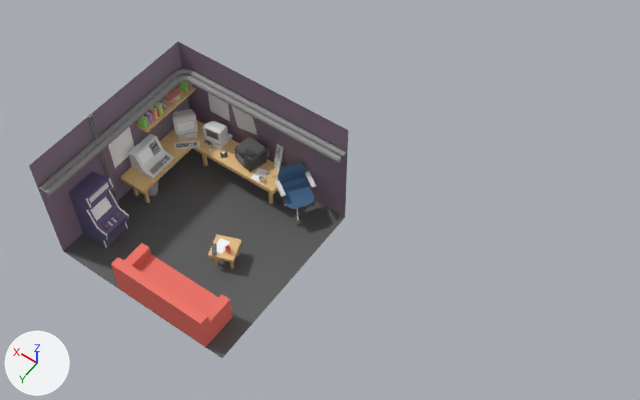
The glTF model demos/inky-panel/public/assets/hacker_room.glb: old version first, new version second.
Camera for both pictures: a 50 mm camera at (-8.01, 7.4, 14.27) aimed at (-1.84, -1.25, 0.68). Lighting does not change. The marker at lower left points along +X, +Y and +Z. Where no turn or scale is listed for an object, it has been applied to the vertices.

Before the edit, the objects in view are built like this:
```python
ob_books_plane_001 = bpy.data.objects.new('Books_Plane.001', me_books_plane_001)
ob_books_plane_001.location = (0.0, 0.0, 1.02)
ob_computer_old_001 = bpy.data.objects.new('Computer.Old.001', me_plane_016_plane_147)
ob_computer_old_001.location = (0.0, 0.0, 1.02)
ob_computer_old_screen_001 = bpy.data.objects.new('Computer.Old.Screen.001', me_plane_042_plane_029)
ob_computer_old_screen_001.location = (0.0, 0.0, 1.02)
# also in view: 'Poster.003' at (1.79, 0.3, 1.35); 'Room.Wall.001' at (-0.2, 0.33, 1.3); 'Ceiling.001' at (-0.27, 0.4, 1.97); 'Arcade.001' at (1.39, 1.43, 0.75); 'Table1_Plane' at (1.43, -0.46, 0.34)
```
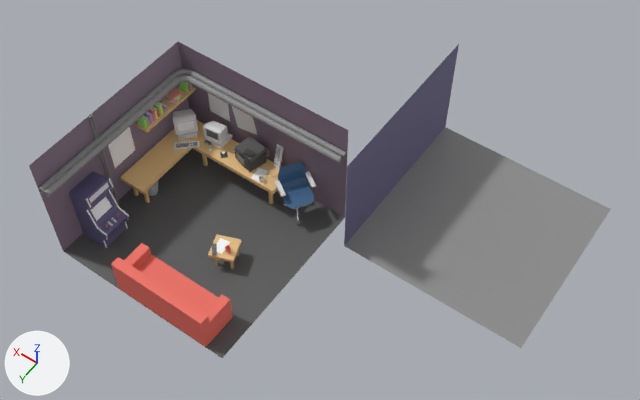
What changed in the scene script:
```text
Add me_plane_005:
    me_plane_005.from_pydata([(-2.2, -1.62, -1.0), (-2.2, -5.77, 1.58), (-2.2, -1.62, 1.58), (-2.2, -5.77, -1.0), (-6.34, -1.62, -1.0), (-6.34, -5.77, -1.0)], [], [(1, 2, 0), (1, 0, 3), (3, 0, 4), (3, 4, 5)])
    for i in [2, 3]: me_plane_005.polygons[i].material_index = 1
    me_plane_005.materials.append(mat_material_017)  # blue #635d83
    me_plane_005.materials.append(mat_material_015)  # grey #8c8c8c
Remove ob_computer_old_001:
    ob_computer_old_001 = bpy.data.objects.new('Computer.Old.001', me_plane_016_plane_147)
    ob_computer_old_001.location = (0.0, 0.0, 1.02)
Remove ob_computer_old_screen_001:
    ob_computer_old_screen_001 = bpy.data.objects.new('Computer.Old.Screen.001', me_plane_042_plane_029)
    ob_computer_old_screen_001.location = (0.0, 0.0, 1.02)
Add ob_room_002:
    ob_room_002 = bpy.data.objects.new('Room.002', me_plane_005)
    ob_room_002.location = (0.0, 0.0, 0.0)
```

Boxes (x1, y1, x2, y2) around the edits, measured in the pictures (640 x 400 px):
'Room.002', added
    after: (344, 44, 611, 348)
    faces in mat_material_015 (grey #8c8c8c): (345, 127, 611, 348)
    faces in mat_material_017 (blue #635d83): (344, 44, 459, 246)
'Computer.Old.001', deleted
    before: (128, 134, 174, 180)
    faces in mat_material_022 (white #e7e7e7): (128, 134, 174, 180)
'Computer.Old.Screen.001', deleted
    before: (138, 147, 153, 165)
